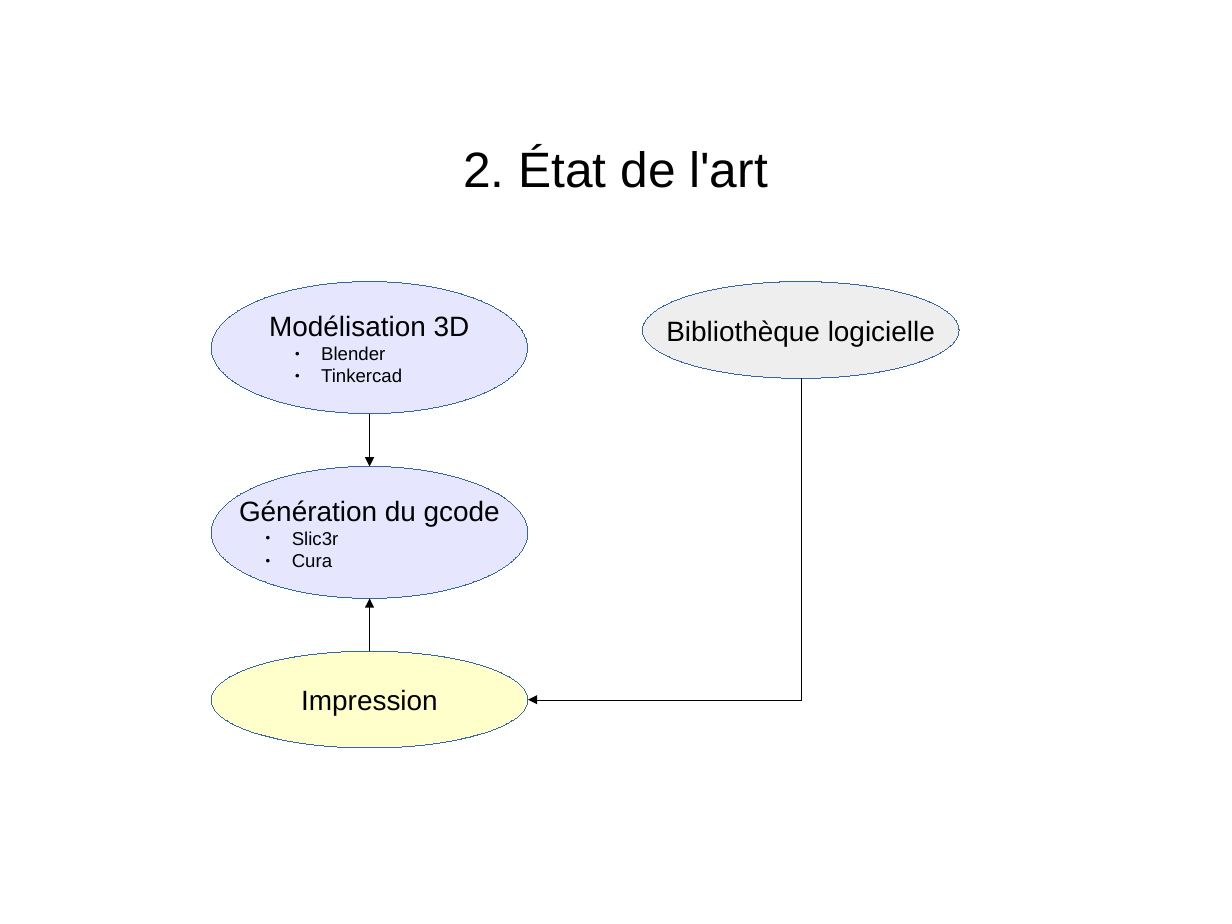
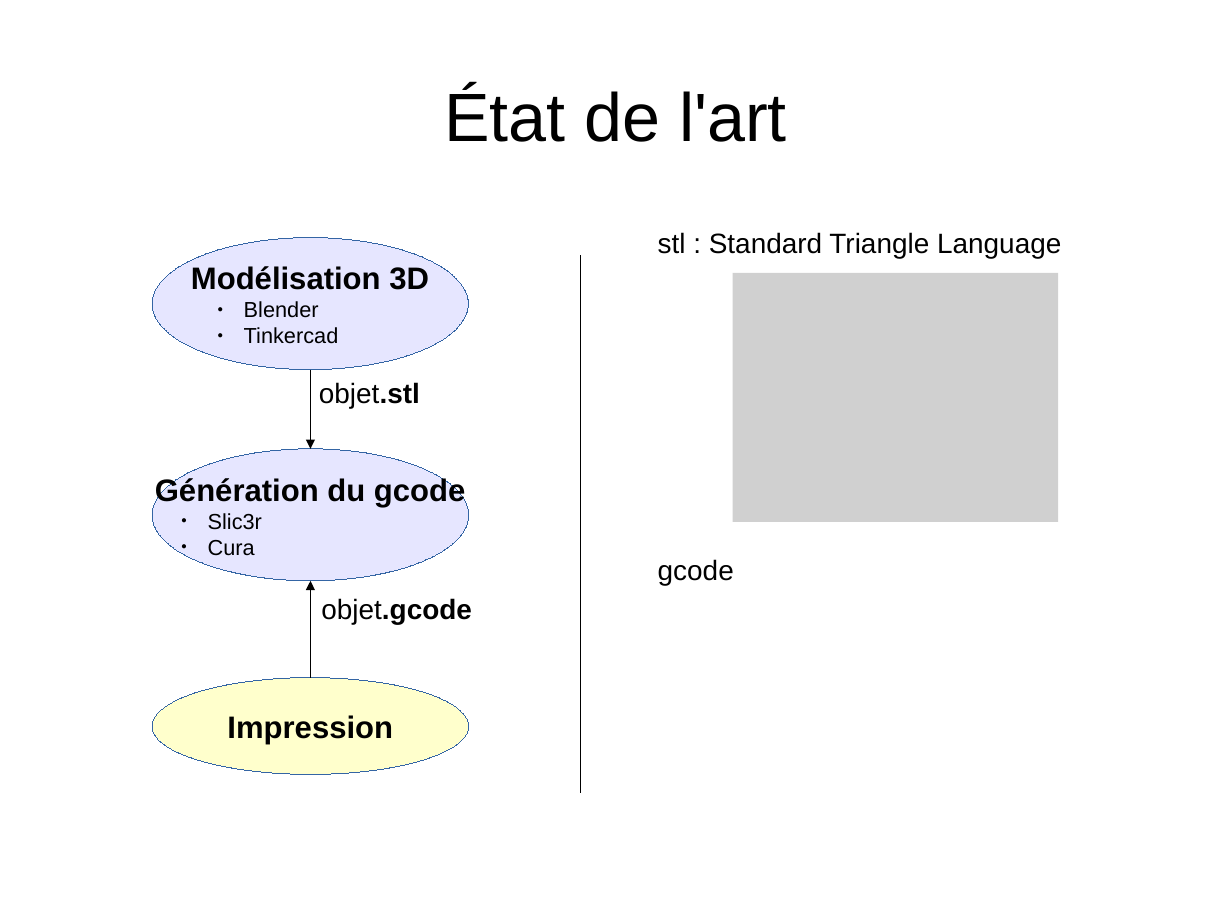
Before and after one commit to jaunecitron/PSTL, a slide deck: slide 4 of Presentation.odp. Drawn at 1232x924 pixels with LibreOffice and Linux fonts; fonts in the diff are those of the drawing; grey boxes stand for pictures. Boxes give left, top, right and bottom in pixels: in the first picture for what was removed or moved away, otherwise in the second. Text is boxed around its words. In the diff, an @@ line names an element or a change of style, - is before the commit and + after.

```diff
--- a/Presentation.odp
+++ b/Presentation.odp
@@ title "État de l'art" at (444,86,787,142): vertical alignment top to middle @@
@@ title at (444,86,787,142): text changed; size 32 to 44 pt @@
-2. État de l'art
+État de l'art
@@ ellipse "Modélisation 3D": place and size @@
-ellipse "Modélisation 3D" at (211,282,528,414)
+ellipse "Modélisation 3D" at (152,238,468,370)
@@ ellipse "Modélisation 3D" at (152,238,468,370): size 18 to 20 pt, bold on in "Modélisation 3D"; size 12 to 14 pt in "Blender", "Tinkercad" @@
@@ text added at (658,232,1061,258), 18 pt, text #000000 @@
+stl : Standard Triangle Language
@@ line added from (581, 255) to (581, 793), #000000 0 pt @@
@@ ellipse removed at (643,282,959,379) @@
-Bibliothèque logicielle
@@ picture added at (733,273,1059,522) @@
@@ elbow arrow moved from (369, 414) - (370, 466) to (311, 370) - (311, 449) @@
@@ text added at (319,382,420,408), 18 pt, text #000000 @@
+objet.stl
@@ elbow arrow removed from (802, 379) to (528, 700) @@
@@ ellipse "Génération du gcode": place and size @@
-ellipse "Génération du gcode" at (211,466,528,598)
+ellipse "Génération du gcode" at (152,449,468,581)
@@ ellipse "Génération du gcode" at (152,449,468,581): size 18 to 20 pt, bold on in "Génération du gcode"; size 12 to 14 pt in "Slic3r", "Cura" @@
@@ text added at (658,559,734,585), 18 pt, text #000000 @@
+gcode
@@ elbow arrow moved from (370, 652) - (370, 598) to (311, 677) - (311, 581) @@
@@ text added at (321,598,472,625), 18 pt, text #000000, bold @@
+objet.gcode
@@ ellipse "Impression": place and size @@
-ellipse "Impression" at (211,652,528,749)
+ellipse "Impression" at (152,677,468,775)
@@ ellipse "Impression" at (152,677,468,775): size 18 to 20 pt, bold on @@
```
Also in this commit, not shown: 3 slides added, 11 slides removed, 6 other files.
